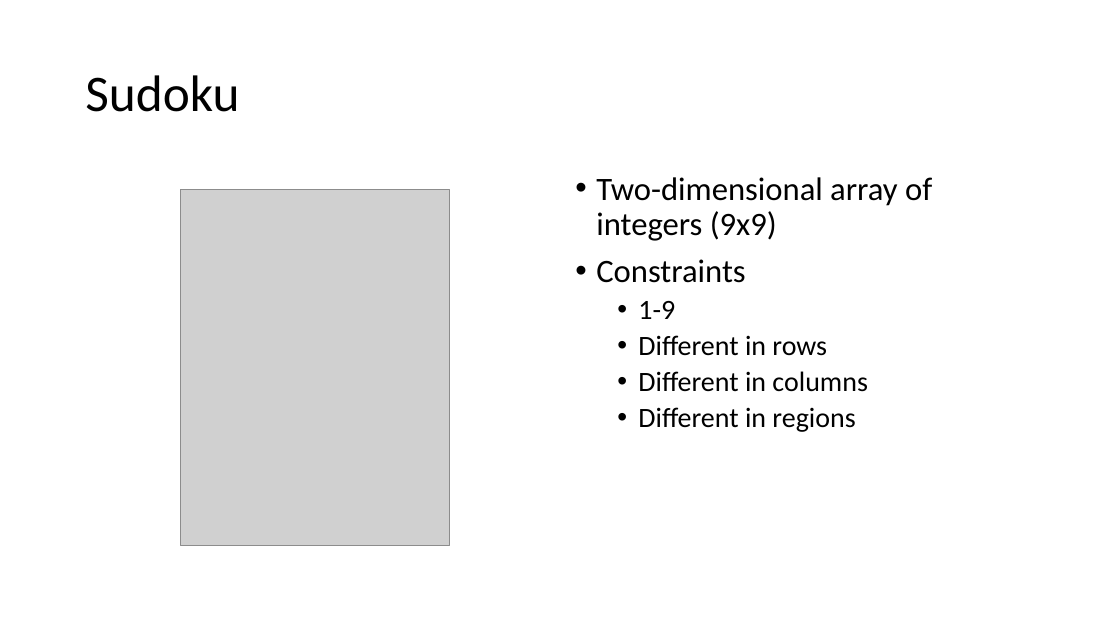
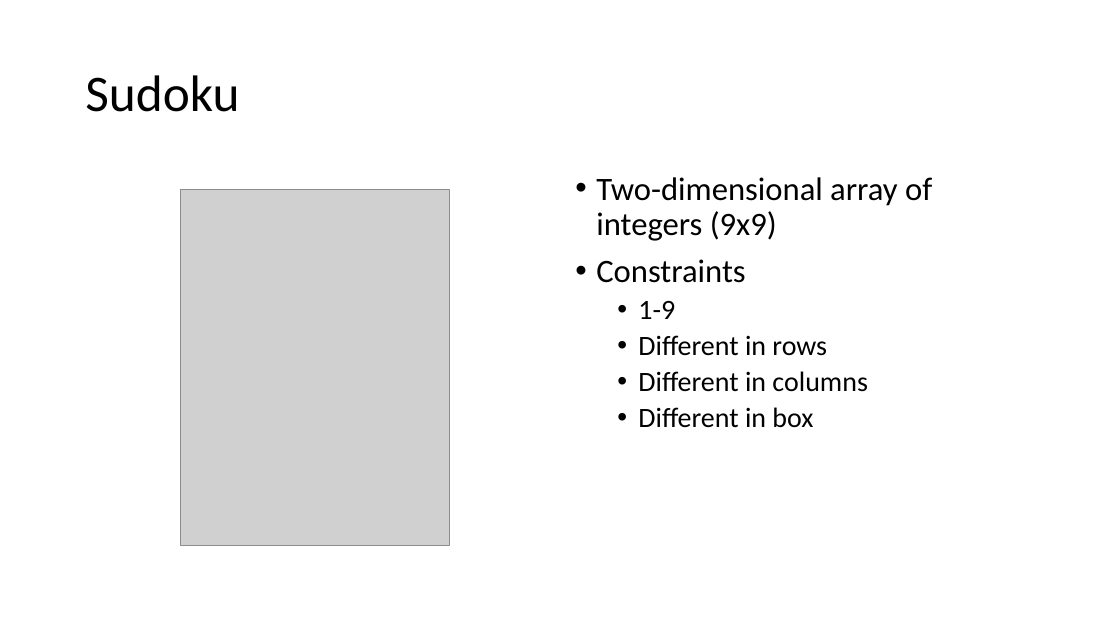
Before and after one commit to wermelinger/googleortools, a slide deck: slide 1 of GoogleOrToolsExamples/ConstraintOptimizationSudoku/Documents/ConstraintSolvingSudoku.pptx. Drawn at 1120x630 pixels with LibreOffice and Linux fonts; fonts in the diff are those of the drawing; grey boxes stand for pictures. Boxes give left, top, right and bottom in pixels: in the first picture for what was removed or moved away, otherwise in the second. Text is boxed around its words. In the diff, an @@ line names an element or a change of style, - is before the commit and + after.

Commit message:
Cleanup Sudokusolver

```diff
--- a/GoogleOrToolsExamples/ConstraintOptimizationSudoku/Documents/ConstraintSolvingSudoku.pptx
+++ b/GoogleOrToolsExamples/ConstraintOptimizationSudoku/Documents/ConstraintSolvingSudoku.pptx
@@ text at (638, 407, 813, 428): text changed @@
-  • Different in regions
+  • Different in box
```
Also in this commit, not shown: 7 other files.
